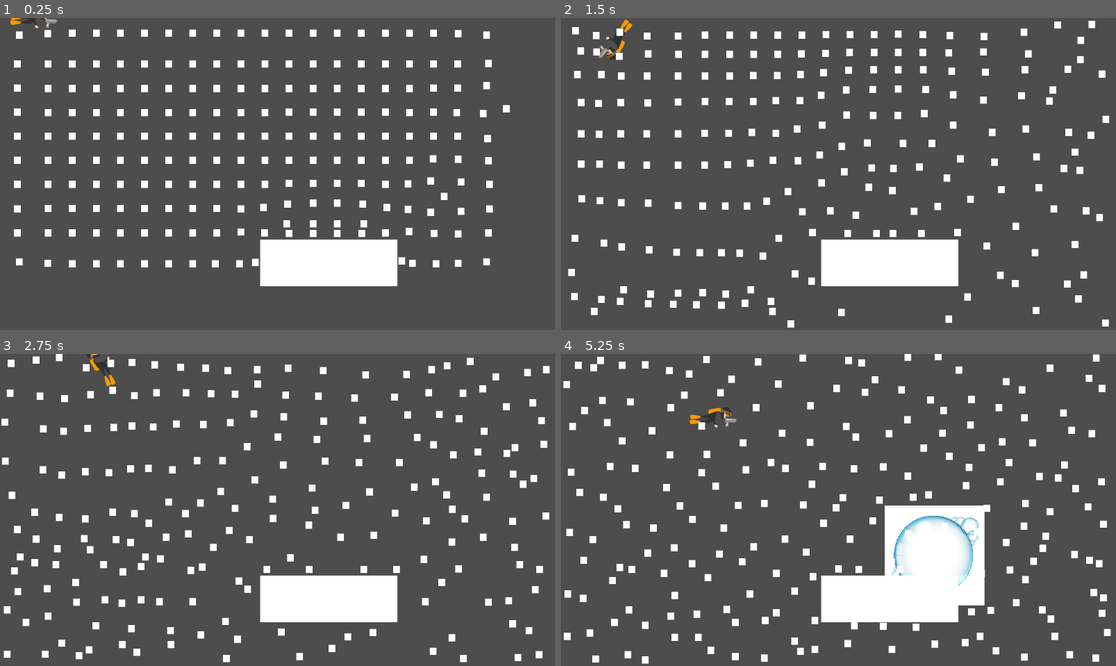
Above: before the commit, frames 1-4 (two rows, left to right).
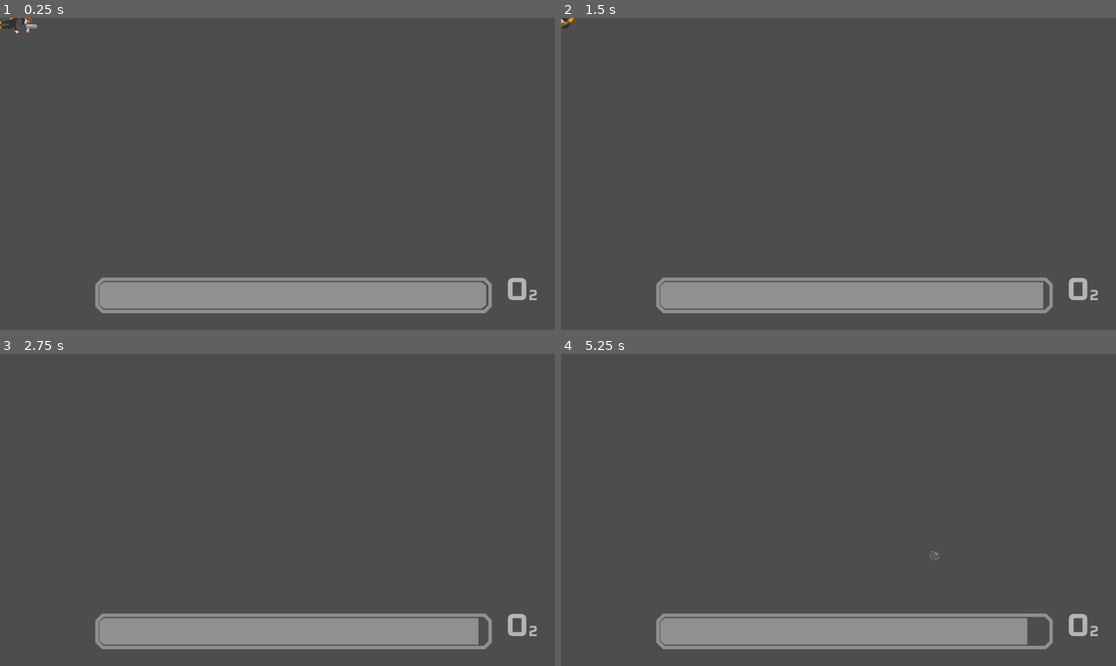
Above: after the commit, the same moments.

Repository: c1ayer/Game-Jam-Jan-2025
Game: Godot game, scene res://scenes/Game.tscn
The game is run twice, just before and just after one commit, with the same random seed, the same clock (stepped at 60 frames per second) and the same inputs.
Inputs:
- Up to frame 1 (0.25 s): no input
- Up to frame 2 (1.5 s): hold D (move_right) 0.53-1.28 s; hold S (move_down) from 1.28 s (still down)
- Up to frame 3 (2.75 s): release S (move_down) at 2.03 s; hold D (move_right) from 2.03 s (still down)
- Up to frame 4 (5.25 s): release D (move_right) at 2.78 s; hold W (move_up) 2.78-3.53 s; hold A (move_left) 3.53-5.03 s; hold S (move_down) from 5.03 s (still down)

The runs differ from the first frame. In frame 1, 17% of the frame differs, in the area x 0-97%, y 0-95%; in frame 2, 17%; in frame 3, 17%; in frame 4, 21%, in the area x 0-100%, y 0-100%.

Commit message:
OxgyenBar Updates

Diff:
--- a/michael-bubble/scenes/Game.tscn
+++ b/michael-bubble/scenes/Game.tscn
@@ -3,7 +3,7 @@
 [ext_resource type="Script" path="res://scripts/game_manager.gd" id="1_hm51x"]
 [ext_resource type="PackedScene" uid="uid://dc26m67p27iqs" path="res://scenes/bubble_spawner.tscn" id="2_o7f3j"]
 [ext_resource type="PackedScene" uid="uid://cx4ksnybq2mw0" path="res://scenes/player.tscn" id="3_8o8ob"]
-[ext_resource type="PackedScene" uid="uid://rkn2k8tuy0jw" path="res://scenes/water_testing_facility.tscn" id="4_mhf6i"]
+[ext_resource type="PackedScene" uid="uid://cqsxdd5gnrgrt" path="res://scenes/oxygen_bar.tscn" id="4_g3q1a"]
 
 [node name="Game" type="Node2D"]
 position = Vector2(0, -4)
@@ -12,9 +12,16 @@
 unique_name_in_owner = true
 script = ExtResource("1_hm51x")
 
-[node name="BubbleSpawner" parent="." instance=ExtResource("2_o7f3j")]
+[node name="BubbleSpawner" parent="GameManager" instance=ExtResource("2_o7f3j")]
+
+[node name="OxygenBar" parent="GameManager" instance=ExtResource("4_g3q1a")]
+offset_left = 1156.0
+offset_top = 655.0
+offset_right = 1156.0
+offset_bottom = 655.0
 
 [node name="Player" parent="." instance=ExtResource("3_8o8ob")]
 position = Vector2(-1.51587, 12.7047)
 
-[node name="WaterTestingFacility" parent="." instance=ExtResource("4_mhf6i")]
+[connection signal="oxygen_bar_increase" from="GameManager" to="GameManager/OxygenBar" method="_on_game_manager_oxygen_bar_increase"]
+[connection signal="increase_oxygen" from="GameManager/BubbleSpawner" to="GameManager" method="_on_bubble_spawner_increase_oxygen"]
--- a/michael-bubble/scenes/bubble.tscn
+++ b/michael-bubble/scenes/bubble.tscn
@@ -1,22 +1,22 @@
 [gd_scene load_steps=4 format=3 uid="uid://bk65vxcc6miej"]
 
-[ext_resource type="Texture2D" uid="uid://dkydaxsnd8t4b" path="res://assets/SL_040819_19590_10.jpg" id="1_ndv4v"]
 [ext_resource type="Script" path="res://scripts/bubble.gd" id="1_o1d81"]
+[ext_resource type="Texture2D" uid="uid://tbeiw0r5ci3d" path="res://assets/bubble.png" id="2_mpoph"]
 
 [sub_resource type="RectangleShape2D" id="RectangleShape2D_4llsh"]
-size = Vector2(202.25, 198.5)
+size = Vector2(20, 19)
 
 [node name="Bubble" type="Area2D"]
 collision_mask = 2
 script = ExtResource("1_o1d81")
 
 [node name="CollisionShape2D" type="CollisionShape2D" parent="."]
-position = Vector2(-0.125, -3.75)
+position = Vector2(0, -1.5)
 shape = SubResource("RectangleShape2D_4llsh")
 
 [node name="Sprite2D" type="Sprite2D" parent="."]
 position = Vector2(6.10352e-05, -0.999992)
 scale = Vector2(0.0516744, 0.0516744)
-texture = ExtResource("1_ndv4v")
+texture = ExtResource("2_mpoph")
 
 [connection signal="body_entered" from="." to="." method="_on_body_entered"]
--- /dev/null
+++ b/michael-bubble/scenes/oxygen_bar.tscn
@@ -0,0 +1,37 @@
+[gd_scene load_steps=4 format=3 uid="uid://cqsxdd5gnrgrt"]
+
+[ext_resource type="Texture2D" uid="uid://dnktt11mvmvv1" path="res://assets/O2-gui.png" id="1_ihsu4"]
+[ext_resource type="Script" path="res://scripts/oxygen_bar.gd" id="1_sitbl"]
+[ext_resource type="Texture2D" uid="uid://dmms2kjer0xjp" path="res://assets/O2-gui-bar.png" id="2_670se"]
+
+[node name="OxygenBar" type="Control"]
+layout_mode = 3
+anchors_preset = 15
+anchor_right = 1.0
+anchor_bottom = 1.0
+grow_horizontal = 2
+grow_vertical = 2
+script = ExtResource("1_sitbl")
+
+[node name="Timer" type="Timer" parent="."]
+autostart = true
+
+[node name="TextureProgressBar" type="TextureProgressBar" parent="."]
+unique_name_in_owner = true
+layout_mode = 1
+anchors_preset = 3
+anchor_left = 1.0
+anchor_top = 1.0
+anchor_right = 1.0
+anchor_bottom = 1.0
+offset_left = -1000.0
+offset_top = -150.0
+grow_horizontal = 0
+grow_vertical = 0
+min_value = -4.0
+max_value = 117.92
+value = 100.0
+texture_under = ExtResource("1_ihsu4")
+texture_progress = ExtResource("2_670se")
+
+[connection signal="timeout" from="Timer" to="." method="_on_timer_timeout"]
--- a/michael-bubble/scenes/player.tscn
+++ b/michael-bubble/scenes/player.tscn
@@ -1,10 +1,11 @@
 [gd_scene load_steps=4 format=3 uid="uid://cx4ksnybq2mw0"]
 
-[ext_resource type="Script" path="res://scenes/character_body_2d.gd" id="1_4o0gx"]
+[ext_resource type="Script" path="res://scripts/character_body_2d.gd" id="1_4o0gx"]
 [ext_resource type="Texture2D" uid="uid://cblqllw6w3y5n" path="res://assets/diver.png" id="2_ebe4k"]
 
-[sub_resource type="RectangleShape2D" id="RectangleShape2D_mvyj5"]
-size = Vector2(159.5, 87)
+[sub_resource type="CapsuleShape2D" id="CapsuleShape2D_qg0bh"]
+radius = 22.0
+height = 96.0
 
 [node name="Player" type="Node2D"]
 position = Vector2(87, 64)
@@ -14,8 +15,9 @@
 script = ExtResource("1_4o0gx")
 
 [node name="CollisionShape2D" type="CollisionShape2D" parent="CharacterBody2D"]
-position = Vector2(30.25, -1.5)
-shape = SubResource("RectangleShape2D_mvyj5")
+position = Vector2(27, 2)
+rotation = 1.5708
+shape = SubResource("CapsuleShape2D_qg0bh")
 
 [node name="Sprite2D" type="Sprite2D" parent="CharacterBody2D"]
 position = Vector2(31, -1)
--- a/michael-bubble/scripts/bubble.gd
+++ b/michael-bubble/scripts/bubble.gd
@@ -1,9 +1,10 @@
 extends Area2D
 
-@onready var gameManager = $GameManager
+signal player_popped
 
 func _on_body_entered(body):
 	print("pop")
 	# TODO: Trigger Oxygen Bump if Body is Player
+	emit_signal("player_popped")
 	# TODO: Play Animation and Sound
 	queue_free()
--- a/michael-bubble/scripts/bubble_spawner.gd
+++ b/michael-bubble/scripts/bubble_spawner.gd
@@ -8,12 +8,15 @@
 var num_bubbles = 0
 var MAX_NUM_BUBBLES = 10
 
+signal increase_oxygen
+
 func _on_timer_timeout() -> void:
 	if (num_bubbles > MAX_NUM_BUBBLES) :
-		pass
+		return
 	var bub = bubble.instantiate()
 	bub.position.x = randf_range(MIN_SPAWN_X, MAX_SPAWN_X)
 	bub.position.y = randf_range(MIN_SPAWN_Y, MAX_SPAWN_Y)
+	bub.connect("player_popped", _on_player_pop_bubble)
 	num_bubbles += 1
 	print("bubbles = " + str(num_bubbles))
 	add_child(bub)
@@ -22,3 +25,7 @@
 func _on_child_exiting_tree(node: Node) -> void:
 	#if Bubble is removed we decrease active bubble count
 	num_bubbles -= 1
+
+
+func _on_player_pop_bubble() :
+	emit_signal("increase_oxygen")
--- a/michael-bubble/scripts/game_manager.gd
+++ b/michael-bubble/scripts/game_manager.gd
@@ -1,12 +1,16 @@
 extends Node2D
 
+signal oxygen_bar_increase
 
 # Called when the node enters the scene tree for the first time.
 func _ready() -> void:
-	pass # Replace with function body.
-
+	pass
 
 # Called every frame. 'delta' is the elapsed time since the previous frame.
 func _process(delta: float) -> void:
 	#decrease oxygen
 	pass
+
+func _on_bubble_spawner_increase_oxygen() -> void:
+	emit_signal("oxygen_bar_increase")
+	pass # Replace with function body.
--- /dev/null
+++ b/michael-bubble/scripts/oxygen_bar.gd
@@ -0,0 +1,26 @@
+extends Control
+
+# Constants can be updated to variable
+var MAX_OXYGEN = 100
+var OXYGEN_DEPLETE_RATE = 1
+var OXYGEN_INCREASE_RATE = 20
+# Variables
+var current_oxygen = MAX_OXYGEN
+@onready var oxygen_bar = %TextureProgressBar
+
+signal oxygen_death
+
+func _on_timer_timeout() -> void:
+	current_oxygen -= OXYGEN_DEPLETE_RATE
+	if (current_oxygen <= 0) :
+		emit_signal("oxygen_death")
+	oxygen_bar.value = current_oxygen
+	print("Oxygen is " + str(current_oxygen))
+
+
+func _on_game_manager_oxygen_bar_increase() -> void:
+	current_oxygen += OXYGEN_INCREASE_RATE
+	if (current_oxygen > MAX_OXYGEN) :
+		current_oxygen = MAX_OXYGEN
+	oxygen_bar.value = current_oxygen
+	print("Oxygen is " + str(current_oxygen))
--- /dev/null
+++ b/michael-bubble/tile_map.tscn
@@ -0,0 +1,3 @@
+[gd_scene format=3 uid="uid://c8voecujjmqx0"]
+
+[node name="TileMap" type="TileMapLayer"]
Binary file removed: michael-bubble/assets/SL_040819_19590_10.jpg
Not shown, removed: michael-bubble/assets/SL_040819_19590_10.jpg.import
Renamed: michael-bubble/scenes/character_body_2d.gd -> michael-bubble/scripts/character_body_2d.gd
